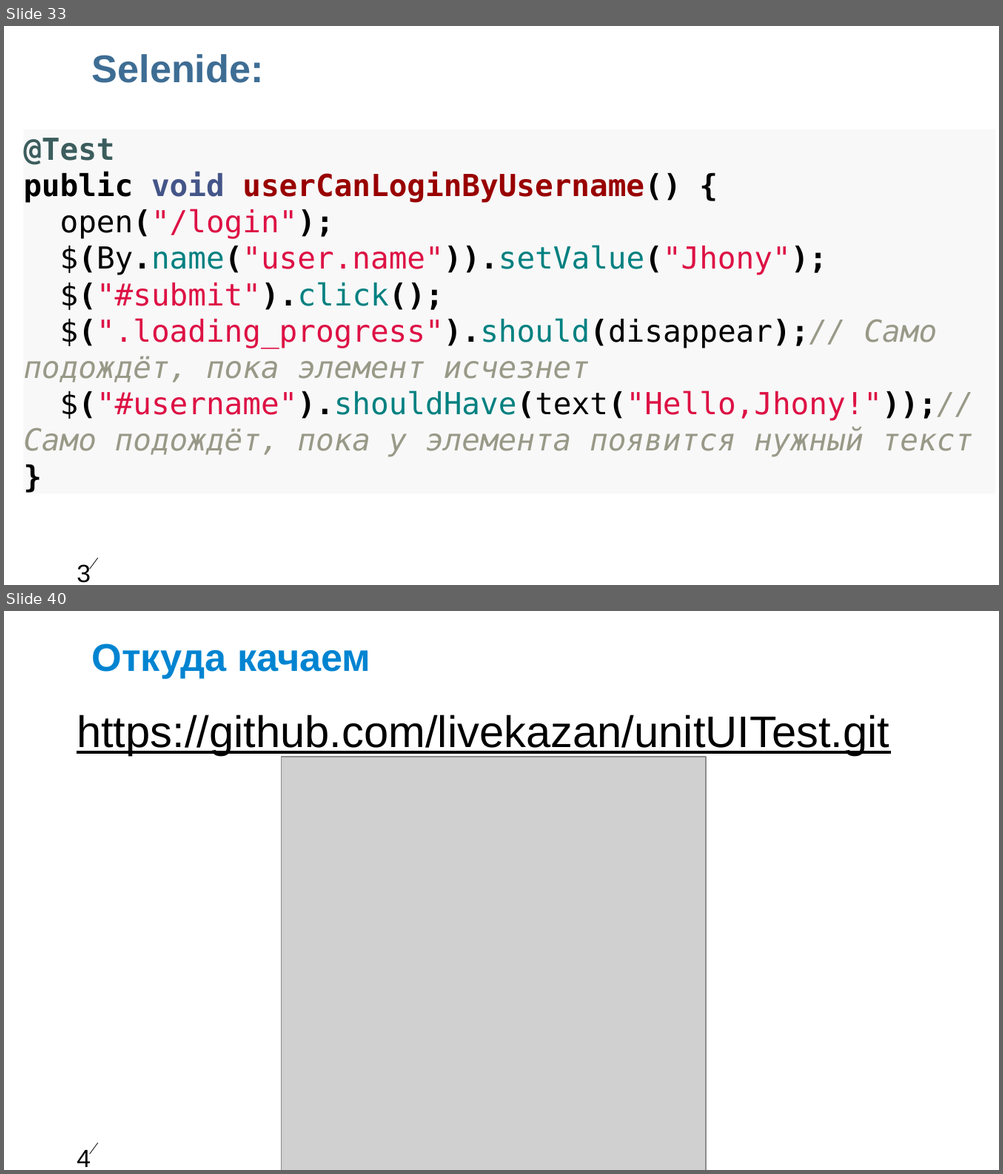
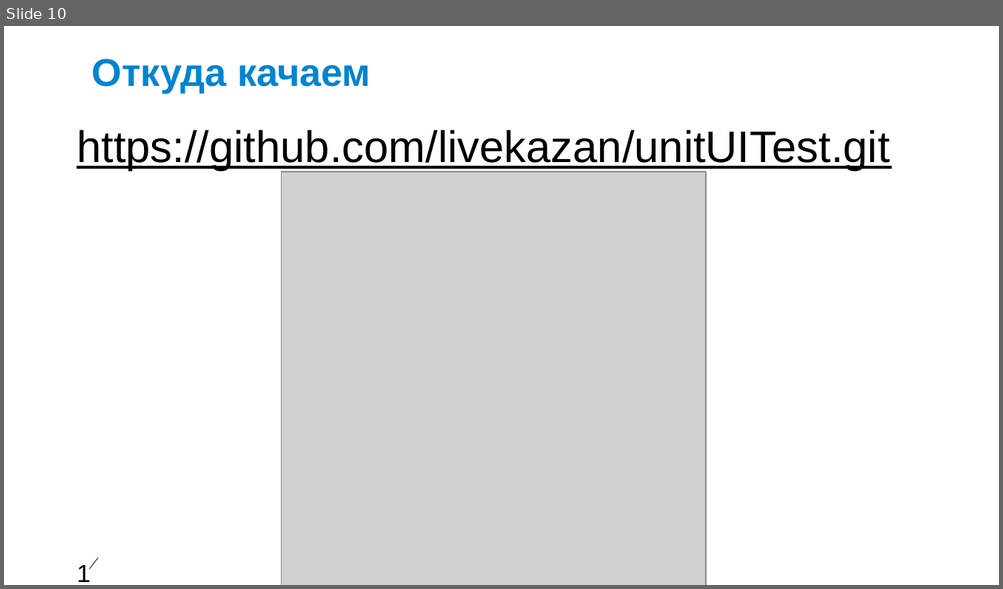
Before and after one commit to livekazan/unitUITest, a slide deck: LiquiBase.ppt. Shown one above the other, each under a label of ours: slides 33 and 40 before the commit, slide 10 after it; the slides between them are not shown. The pictures are 1003x1174 and 1003x589 pixels, drawn with LibreOffice and Linux fonts; fonts in the diff are those of the drawing; grey boxes stand for pictures; background and template pictures are left out. Boxes give left, top, right and bottom in pixels: in the first picture for what was removed or moved away, otherwise in the second. Text is boxed around its words. In the diff, an @@ line names an element or a change of style, - is before the commit and + after.

```diff
--- a/LiquiBase.ppt
+++ b/LiquiBase.ppt
@@ slide 33 removed at [4,26,999,585], background #FFFFFF; not listed: 2 template elements that a slide beside it also shows @@
@@ free removed at [91,48,976,141] @@
-Selenide:
@@ rectangle removed at [24,130,996,494] @@
-@Test
-public void userCanLoginByUsername() {
-open("/login");
-$(By.name("user.name")).setValue("Jhony");
-$("#submit").click();
-$(".loading_progress").should(disappear);// Само подождёт, пока элемент исчезнет
-$("#username").shouldHave(text("Hello,Jhony!"));// Само подождёт, пока у элемента появится нужный текст
-}
@@ what was slide 40 is now slide 10 @@
@@ page number at [73,556,90,580]: text changed @@
-40
+10
```
Also in this commit, not shown: 1 slide changed, 8 slides added, 37 other slides removed, 1 other file.
